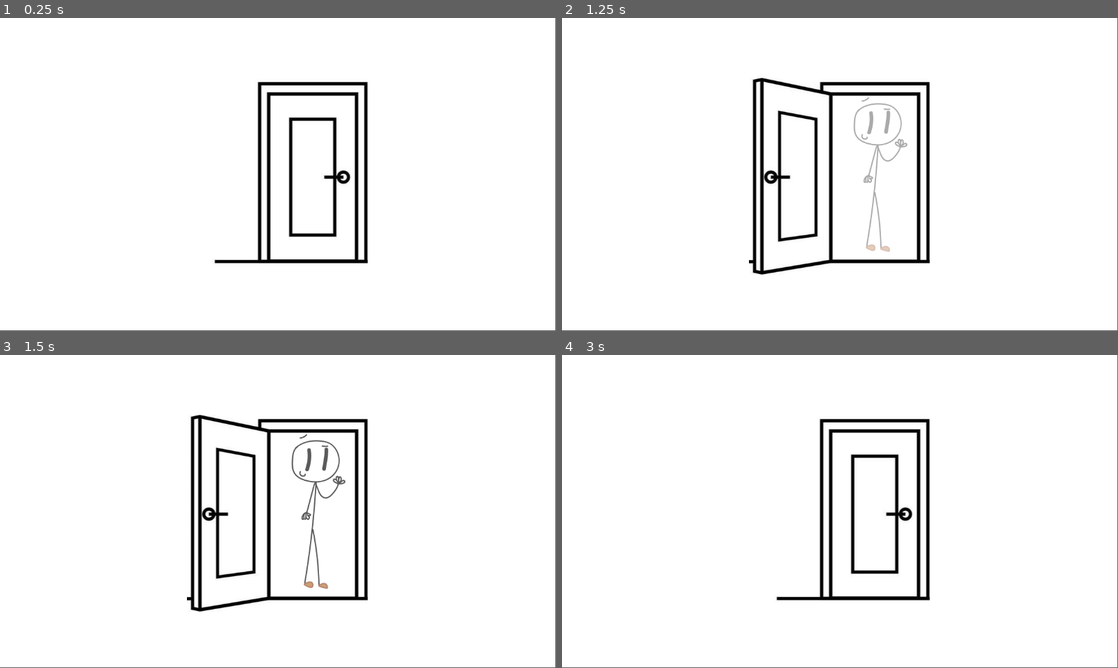
Above: before the commit, frames 1-4 (two rows, left to right).
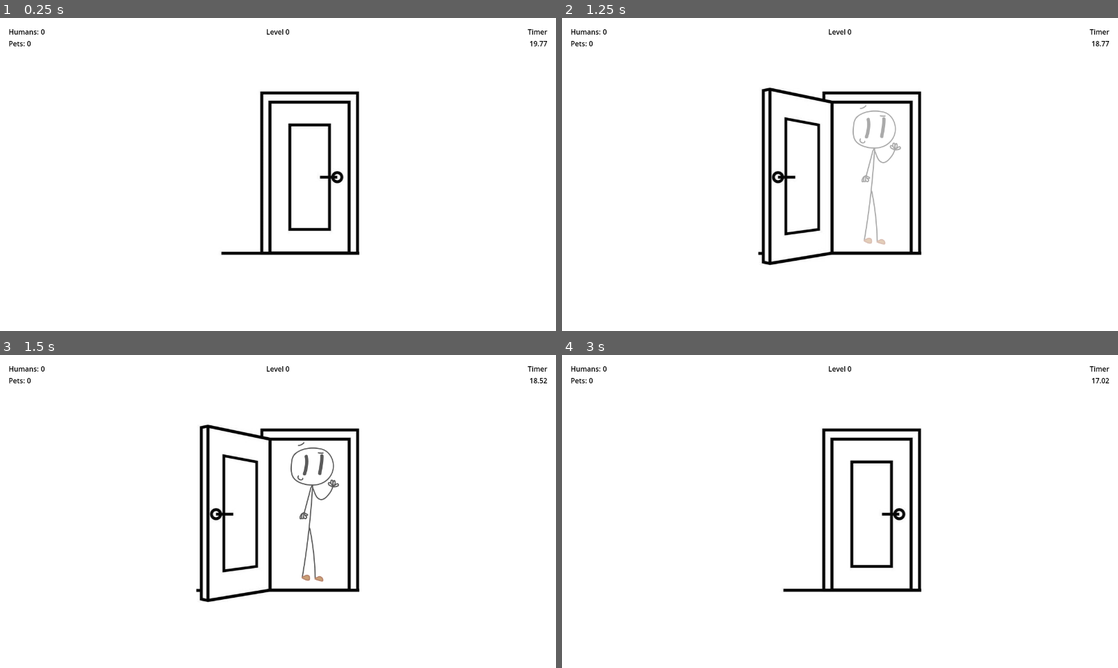
Above: after the commit, the same moments.

Repository: cjee246/NoPetsAllowed
Game: Godot game, scene res://scenes/main/main_game.tscn
Same seed, same stepped clock (60 frames per second), same inputs: the game is played once before the commit and once after it.
Inputs (mouse positions are in pixels of both pictures, inside the frame that each line leads up to):
- Up to frame 1 (0.25 s): no input
- Up to frame 2 (1.25 s): tap Enter at 0.5 s; move the mouse to (845, 171) at 0.52 s; click (845, 171) at 0.67 s
- Up to frame 3 (1.5 s): move the mouse to (166, 527) at 1.27 s; click (166, 527) at 1.42 s
- Up to frame 4 (3 s): tap Space at 2 s; move the mouse to (895, 442) at 2.02 s; click (895, 442) at 2.17 s; tap Enter at 2.75 s; move the mouse to (812, 574) at 2.77 s; click (812, 574) at 2.92 s
In our replay, the window is 799x449 before the commit and 800x450 after it. These sizes can differ from the game's own. Grey fills any space a smaller window leaves; there, only what the larger window draws over its background counts as a difference.

The runs differ from the first frame. In frame 1, 4.8% of the frame differs, in the area x 1-99%, y 3-79%; in frame 2, 6.7%; in frame 3, 6.8%, in the area x 1-99%, y 3-82%; in frame 4, 4.8%.

Commit message:
UI implemented, one door cycle tested

Diff:
--- a/no-pets-allowed/project.godot
+++ b/no-pets-allowed/project.godot
@@ -19,6 +19,12 @@
 
 Main="*res://scripts/main/main.gd"
 
+[display]
+
+window/size/viewport_width=1280
+window/size/viewport_height=720
+window/stretch/mode="viewport"
+
 [dotnet]
 
 project/assembly_name="No Pets Allowed"
--- /dev/null
+++ b/no-pets-allowed/scenes/components/user_interface.gd
@@ -0,0 +1,18 @@
+extends Control
+
+@onready var humans_label: Label = $MarginContainer/VBoxContainer/HBoxContainer/VBoxContainer/HBoxContainer/humans_label
+@onready var pets_label: Label = $MarginContainer/VBoxContainer/HBoxContainer/VBoxContainer/HBoxContainer2/pets_label
+@onready var level_label: Label = $MarginContainer/VBoxContainer2/HBoxContainer/VBoxContainer2/level_label
+@onready var timer_label: Label = $MarginContainer/VBoxContainer3/HBoxContainer/VBoxContainer2/timer_label
+
+func set_humans_label(humans: int):
+	humans_label.text = str(humans)
+
+func set_pets_label(pets: int):
+	pets_label.text = str(pets)
+
+func set_level_label(level: int):
+	level_label.text = "Level " + str(level)
+
+func set_timer_label(time_left: float):
+	timer_label.text = str(snapped(time_left, 0.01))
--- /dev/null
+++ b/no-pets-allowed/scenes/components/user_interface.tscn
@@ -0,0 +1,90 @@
+[gd_scene load_steps=2 format=3 uid="uid://cudk5len203pr"]
+
+[ext_resource type="Script" path="res://scenes/components/user_interface.gd" id="1_d7vd3"]
+
+[node name="UserInterface" type="Control"]
+layout_mode = 3
+anchors_preset = 0
+mouse_filter = 2
+script = ExtResource("1_d7vd3")
+
+[node name="MarginContainer" type="MarginContainer" parent="."]
+layout_mode = 0
+offset_left = 20.0
+offset_top = 20.0
+offset_right = 1260.0
+offset_bottom = 700.0
+
+[node name="VBoxContainer" type="VBoxContainer" parent="MarginContainer"]
+layout_mode = 2
+
+[node name="HBoxContainer" type="HBoxContainer" parent="MarginContainer/VBoxContainer"]
+layout_mode = 2
+
+[node name="VBoxContainer" type="VBoxContainer" parent="MarginContainer/VBoxContainer/HBoxContainer"]
+layout_mode = 2
+
+[node name="HBoxContainer" type="HBoxContainer" parent="MarginContainer/VBoxContainer/HBoxContainer/VBoxContainer"]
+layout_mode = 2
+
+[node name="Label" type="Label" parent="MarginContainer/VBoxContainer/HBoxContainer/VBoxContainer/HBoxContainer"]
+modulate = Color(0, 0, 0, 1)
+layout_mode = 2
+text = "Humans:"
+
+[node name="humans_label" type="Label" parent="MarginContainer/VBoxContainer/HBoxContainer/VBoxContainer/HBoxContainer"]
+modulate = Color(0, 0, 0, 1)
+layout_mode = 2
+text = "0"
+
+[node name="HBoxContainer2" type="HBoxContainer" parent="MarginContainer/VBoxContainer/HBoxContainer/VBoxContainer"]
+layout_mode = 2
+
+[node name="Label" type="Label" parent="MarginContainer/VBoxContainer/HBoxContainer/VBoxContainer/HBoxContainer2"]
+modulate = Color(0, 0, 0, 1)
+layout_mode = 2
+text = "Pets:"
+
+[node name="pets_label" type="Label" parent="MarginContainer/VBoxContainer/HBoxContainer/VBoxContainer/HBoxContainer2"]
+modulate = Color(0, 0, 0, 1)
+layout_mode = 2
+text = "0"
+
+[node name="VBoxContainer2" type="VBoxContainer" parent="MarginContainer"]
+layout_mode = 2
+
+[node name="HBoxContainer" type="HBoxContainer" parent="MarginContainer/VBoxContainer2"]
+layout_mode = 2
+alignment = 1
+
+[node name="VBoxContainer2" type="VBoxContainer" parent="MarginContainer/VBoxContainer2/HBoxContainer"]
+layout_mode = 2
+alignment = 1
+
+[node name="level_label" type="Label" parent="MarginContainer/VBoxContainer2/HBoxContainer/VBoxContainer2"]
+modulate = Color(0, 0, 0, 1)
+layout_mode = 2
+text = "Level 1"
+
+[node name="VBoxContainer3" type="VBoxContainer" parent="MarginContainer"]
+layout_mode = 2
+
+[node name="HBoxContainer" type="HBoxContainer" parent="MarginContainer/VBoxContainer3"]
+layout_mode = 2
+alignment = 2
+
+[node name="VBoxContainer2" type="VBoxContainer" parent="MarginContainer/VBoxContainer3/HBoxContainer"]
+layout_mode = 2
+alignment = 1
+
+[node name="Label2" type="Label" parent="MarginContainer/VBoxContainer3/HBoxContainer/VBoxContainer2"]
+modulate = Color(0, 0, 0, 1)
+layout_mode = 2
+text = "Timer"
+horizontal_alignment = 2
+
+[node name="timer_label" type="Label" parent="MarginContainer/VBoxContainer3/HBoxContainer/VBoxContainer2"]
+modulate = Color(0, 0, 0, 1)
+layout_mode = 2
+text = "##:##"
+horizontal_alignment = 2
--- a/no-pets-allowed/scenes/main/main_game.gd
+++ b/no-pets-allowed/scenes/main/main_game.gd
@@ -1,12 +1,26 @@
 extends Node2D
 
+# linked variables
+@onready var ui: Control = $UserInterface
+@onready var timer: Timer = $LevelTimer
 
-# Called when the node enters the scene tree for the first time.
+# level-based variables
+var humans: int = 0
+var pets: int = 0
+
 func _ready() -> void:
+	ui.set_level_label(Main.level)
 	await get_tree().create_timer(1.0).timeout
 	$Door.open_door()
 
+func _process(delta: float) -> void:
+	ui.set_timer_label(timer.get_time_left())
+	pass
 
-# Called every frame. 'delta' is the elapsed time since the previous frame.
-func _process(delta: float) -> void:
-	pass
+func _on_door_human_entered() -> void:
+	humans += 1
+	ui.set_humans_label(humans)
+
+func _on_door_pet_entered() -> void:
+	pets += 1
+	ui.set_pets_label(pets)
--- a/no-pets-allowed/scenes/main/main_game.tscn
+++ b/no-pets-allowed/scenes/main/main_game.tscn
@@ -2,26 +2,35 @@
 
 [ext_resource type="PackedScene" uid="uid://bs1scwi8yq7di" path="res://scenes/objects/door.tscn" id="1_2qwqm"]
 [ext_resource type="Script" path="res://scenes/main/main_game.gd" id="1_413jr"]
-
-[sub_resource type="CanvasItemMaterial" id="CanvasItemMaterial_nsq8g"]
+[ext_resource type="PackedScene" uid="uid://cudk5len203pr" path="res://scenes/components/user_interface.tscn" id="2_1k3s6"]
 
 [node name="MainGame" type="Node2D"]
 script = ExtResource("1_413jr")
 
 [node name="GameManager" type="Node" parent="."]
 
+[node name="Camera2D" type="Camera2D" parent="."]
+
 [node name="WhiteBg" type="ColorRect" parent="."]
-offset_left = -621.0
-offset_top = -367.0
-offset_right = 618.0
-offset_bottom = 363.0
+offset_left = -640.0
+offset_top = -360.0
+offset_right = 640.0
+offset_bottom = 360.0
 mouse_filter = 2
 
-[node name="Camera2D" type="Camera2D" parent="."]
+[node name="Door" parent="." instance=ExtResource("1_2qwqm")]
 
-[node name="CanvasGroup" type="CanvasGroup" parent="."]
-material = SubResource("CanvasItemMaterial_nsq8g")
+[node name="UserInterface" parent="." instance=ExtResource("2_1k3s6")]
+offset_left = -640.0
+offset_top = -360.0
+offset_right = -640.0
+offset_bottom = -360.0
+metadata/_edit_use_anchors_ = true
 
-[node name="Node2D" type="Node2D" parent="."]
+[node name="LevelTimer" type="Timer" parent="."]
+wait_time = 20.0
+one_shot = true
+autostart = true
 
-[node name="Door" parent="." instance=ExtResource("1_2qwqm")]
+[connection signal="human_entered" from="Door" to="." method="_on_door_human_entered"]
+[connection signal="pet_entered" from="Door" to="." method="_on_door_pet_entered"]
--- a/no-pets-allowed/scenes/objects/door.gd
+++ b/no-pets-allowed/scenes/objects/door.gd
@@ -1,7 +1,13 @@
 extends Node2D
 
+# signals
+signal human_entered
+signal pet_entered
+
+# linked variables
 @onready var timer: Timer = $Timer
 @onready var animation: AnimatedSprite2D = $AnimatedSprite2D
+
 # variable for type
 enum Type {HUMAN, PET, NONE}
 var pet_scene: PackedScene = preload("res://scenes/objects/pet.tscn")
@@ -10,8 +16,6 @@
 # get current level settings -- move to game script
 var level: int = Main.level
 var lives: int = Main.lives
-var humans: int = 0
-var pets: int = 0
 
 # define door variables
 var human_queue: int = 0
@@ -71,9 +75,9 @@
 
 func process_entry():
 	if is_human:
-		humans += 1
+		human_entered.emit()
 	elif is_pet:
-		pets += 1
+		pet_entered.emit()
 	for object in $Objects/Waiting.get_children():
 		object.reparent($Objects/Exiting)
 
